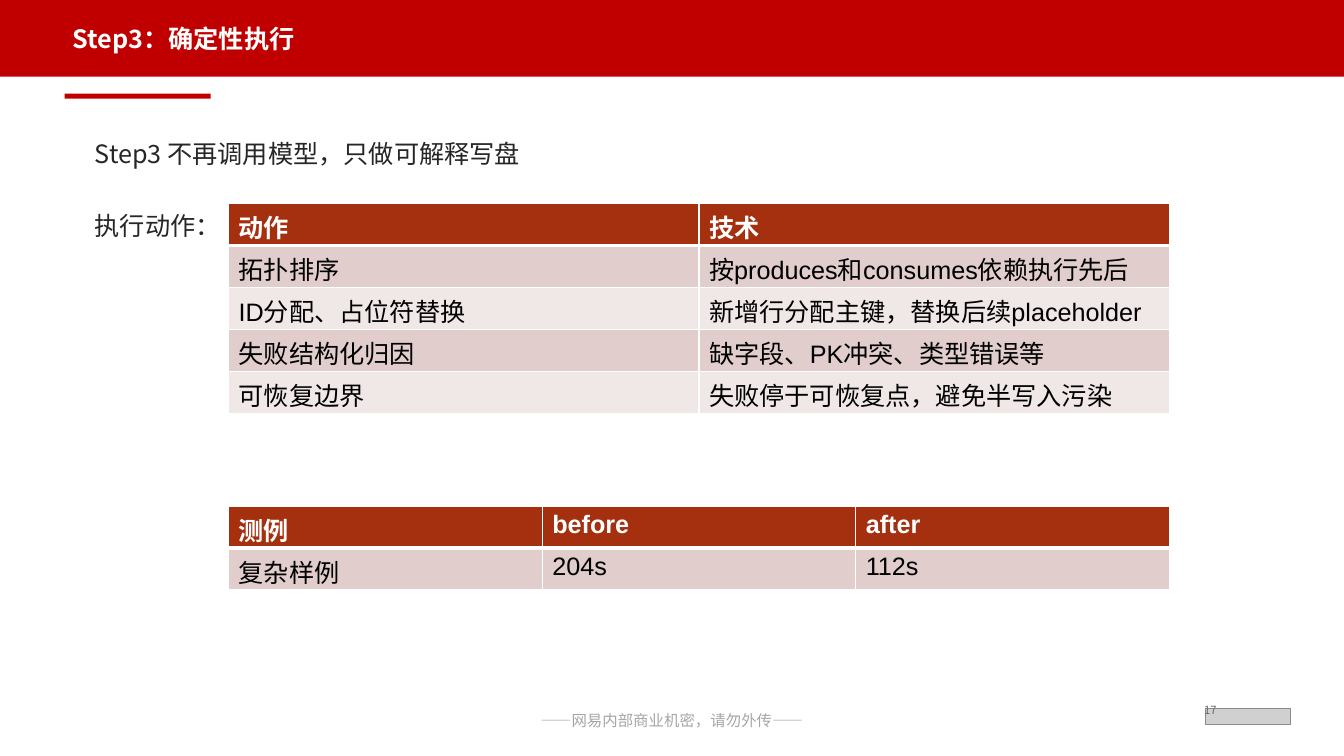
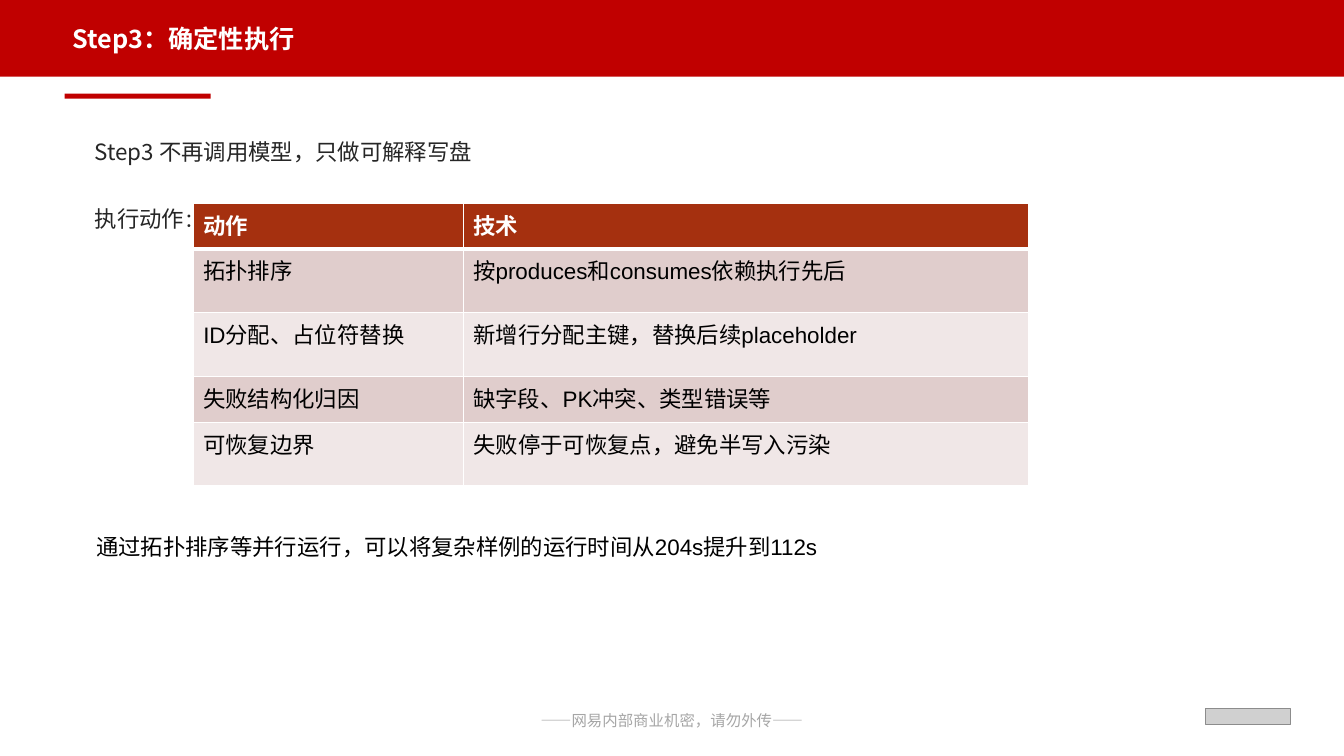
Before and after one commit to Rainwind57/ExcelAgent_And_Merge, a slide deck: slide 16 of 网易互娱通用PPT模板（含保密）_ExcelAgent答辩优化版.pptx (slide 18 before the commit). Drawn at 1344x756 pixels with LibreOffice and Linux fonts; fonts in the diff are those of the drawing; grey boxes stand for pictures. Boxes give left, top, right and bottom in pixels: in the first picture for what was removed or moved away, otherwise in the second. Text is boxed around its words. In the diff, an @@ line names an element or a change of style, - is before the commit and + after.

```diff
--- a/网易互娱通用PPT模板（含保密）_ExcelAgent答辩优化版.pptx
+++ b/网易互娱通用PPT模板（含保密）_ExcelAgent答辩优化版.pptx
@@ text "Step3 不再调用模型，只做可解释写盘" at [95,141,472,229]: size 18 to 16 pt; size 18 to 14 pt in "执行动作：" @@
@@ table at [194,204,1029,486] @@
@@ size 18 to 16 pt @@
@@ table: place and size @@
-table at [229,204,1171,413]
+table at [194,204,1029,486]
@@ table removed at [229,506,1170,590], 2 rows, 3 columns @@
-测例 | before | after
-复杂样例 | 204s | 112s
@@ text added at [96,536,817,558], 16 pt, text #000000 @@
+通过拓扑排序等并行运行，可以将复杂样例的运行时间从204s提升到112s
@@ text removed at [1204,703,1216,718] @@
-17
```
Also in this commit, not shown: 26 other slides changed, 2 slides added, 59 slides removed, 31 other files.
